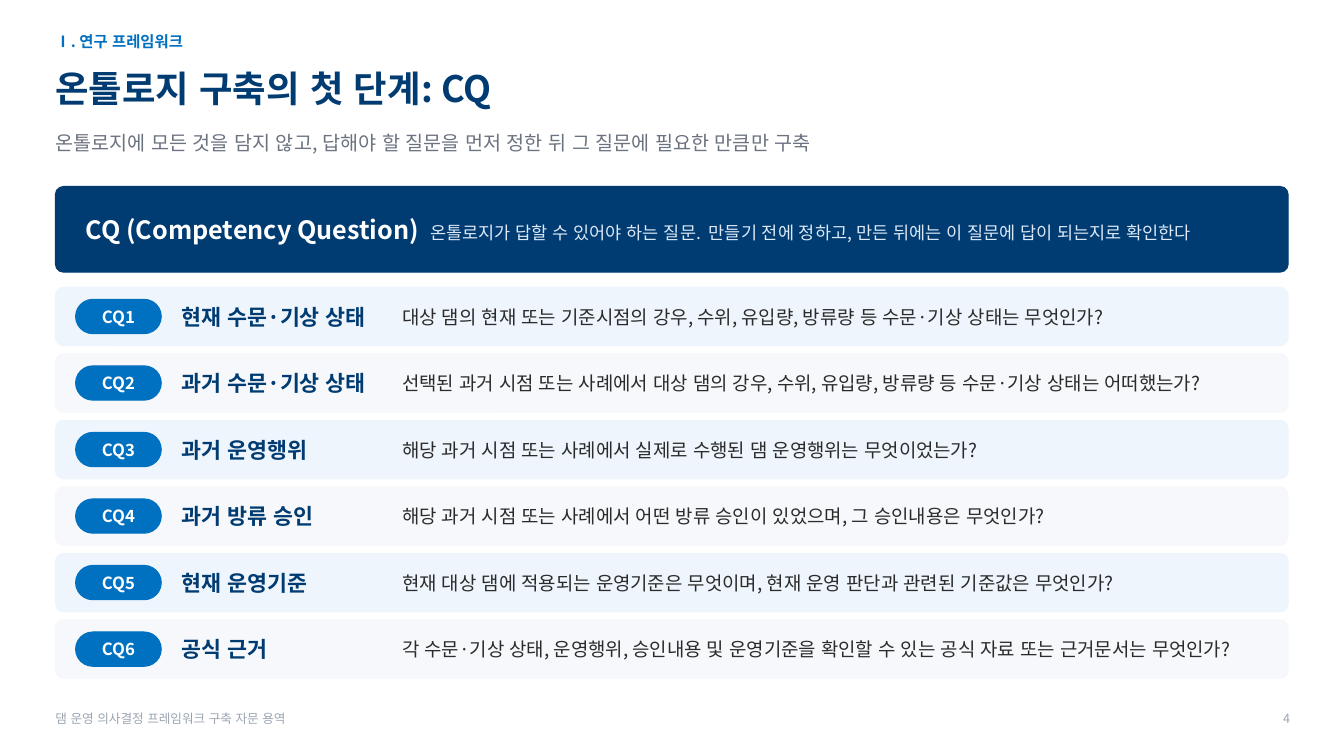
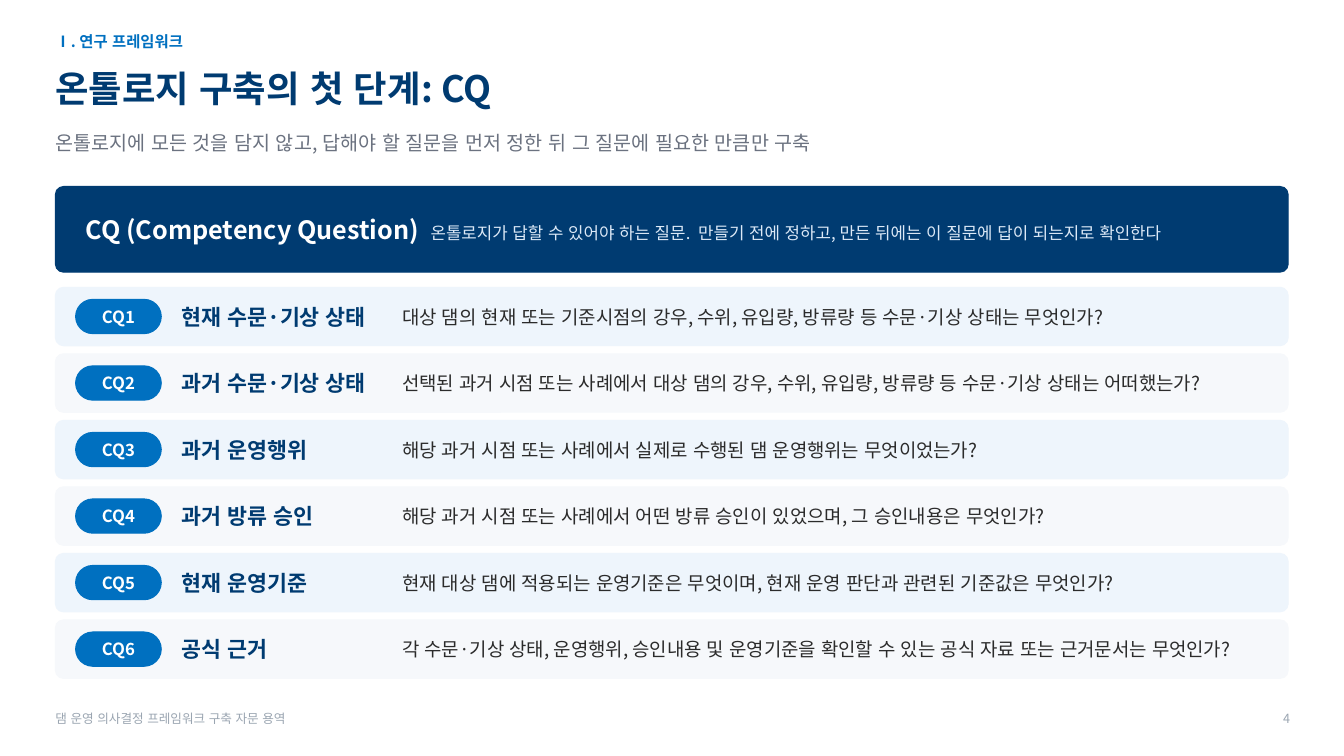
Before and after one commit to mkm1119/KGRAG-LLM, a slide deck: slide 4 of project_khnp/2026.11.26_한강수력본부_발표자료_초안.pptx. Drawn at 1344x756 pixels with LibreOffice and Linux fonts; fonts in the diff are those of the drawing; background and template pictures are left out. Boxes give left, top, right and bottom in pixels: in the first picture for what was removed or moved away, otherwise in the second. Text is boxed around its words. In the diff, an @@ line names an element or a change of style, - is before the commit and + after.

```diff
--- a/project_khnp/2026.11.26_한강수력본부_발표자료_초안.pptx
+++ b/project_khnp/2026.11.26_한강수력본부_발표자료_초안.pptx
@@ text "CQ (Competency Question) 온톨로지가 답할 ..." at bbox=[86, 218, 1161, 245]: size 12.5 to 12 pt in "온톨로지가 답할 수 있어야 하는 질문. 만들기 ..." @@
```
Also in this commit, not shown: 4 other slides changed, 1 other file.
